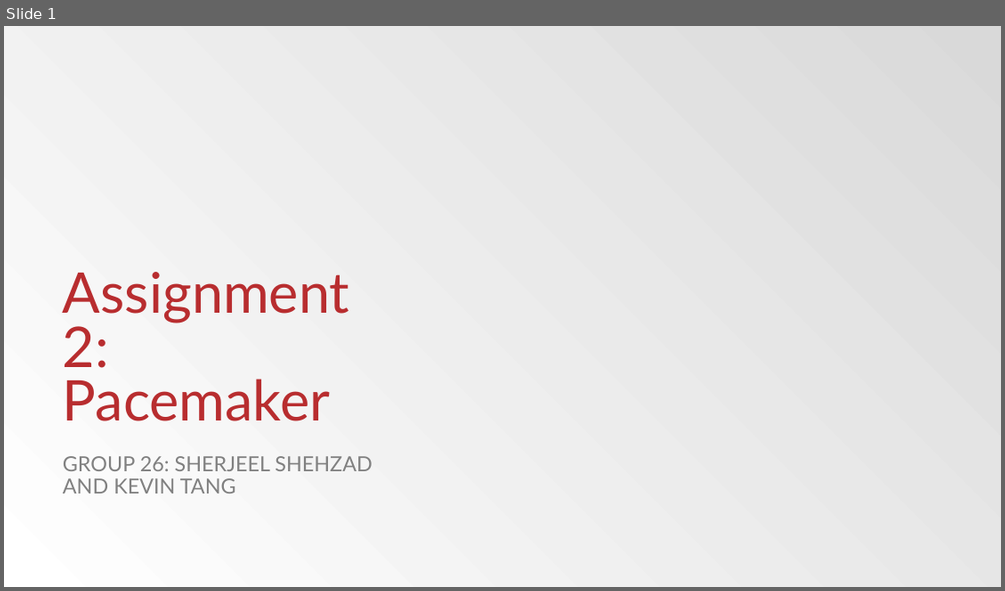
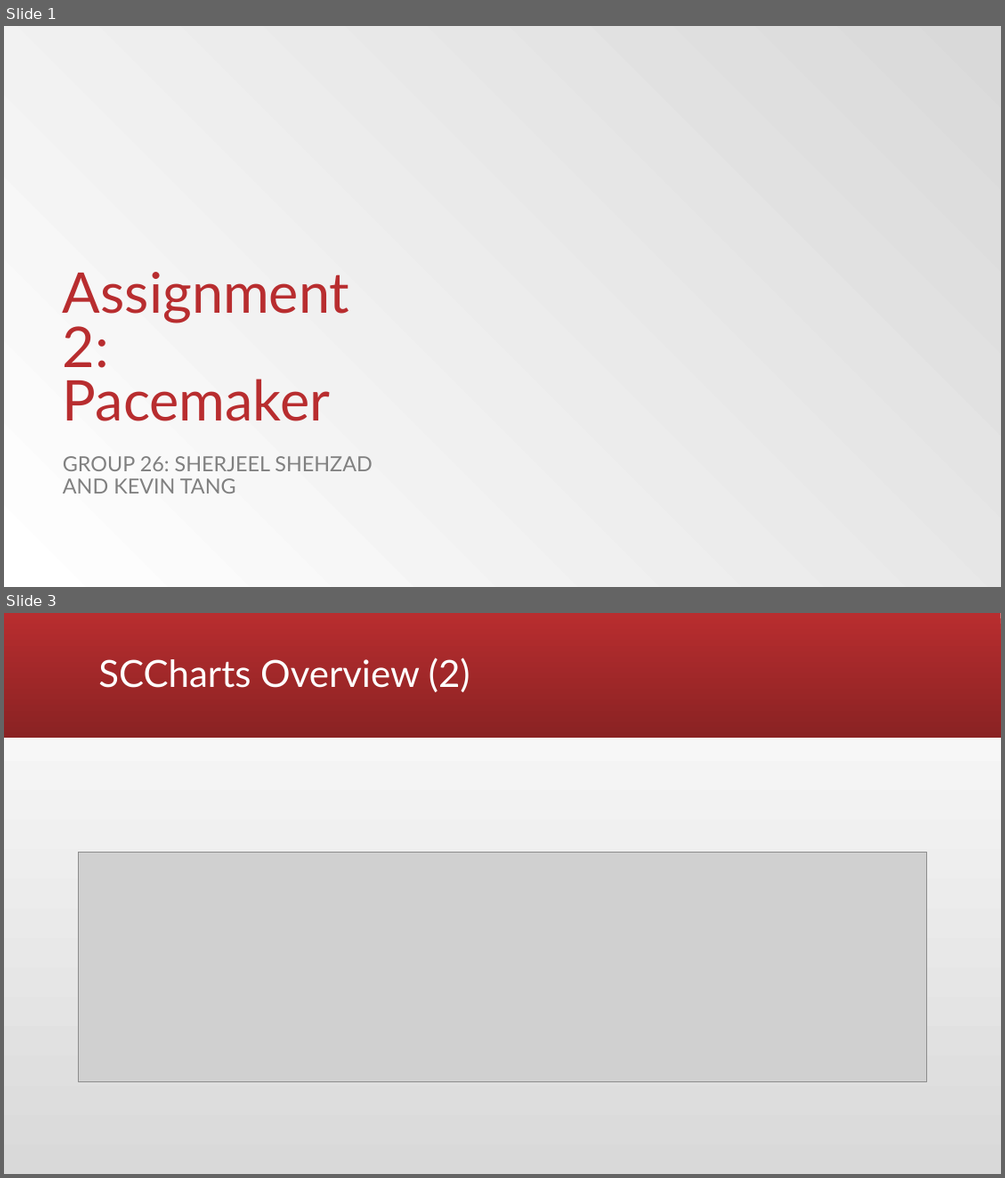
Before and after one commit to sherjeelshehzad/pacemaker, a slide deck: Assignment 2.pptx. Shown one above the other, each under a label of ours: slide 1 before the commit, slides 1 and 3 after it; the slides between them are not shown. The pictures are 1005x591 and 1005x1178 pixels, drawn with LibreOffice and Linux fonts; fonts in the diff are those of the drawing; grey boxes stand for pictures; background and template pictures are left out. Boxes give left, top, right and bottom in pixels: in the first picture for what was removed or moved away, otherwise in the second. Text is boxed around its words. In the diff, an @@ line names an element or a change of style, - is before the commit and + after.

Commit message:
added scchart powerpoint pics

```diff
--- a/Assignment 2.pptx
+++ b/Assignment 2.pptx
@@ slide 3 added at <box>4,613,1001,1174</box>, background gradient #D9D9D9 to #FFFFFF @@
@@ rectangle added at <box>4,613,1001,738</box>, fill gradient #B82D2F to #8A2223 @@
@@ title added at <box>98,657,470,692</box>, 36 pt, text #FFFFFF @@
+SCCharts Overview (2)
@@ picture added at <box>78,852,927,1082</box> @@
```
Also in this commit, not shown: 1 slide changed, 6 other slides added, 9 slides removed.
